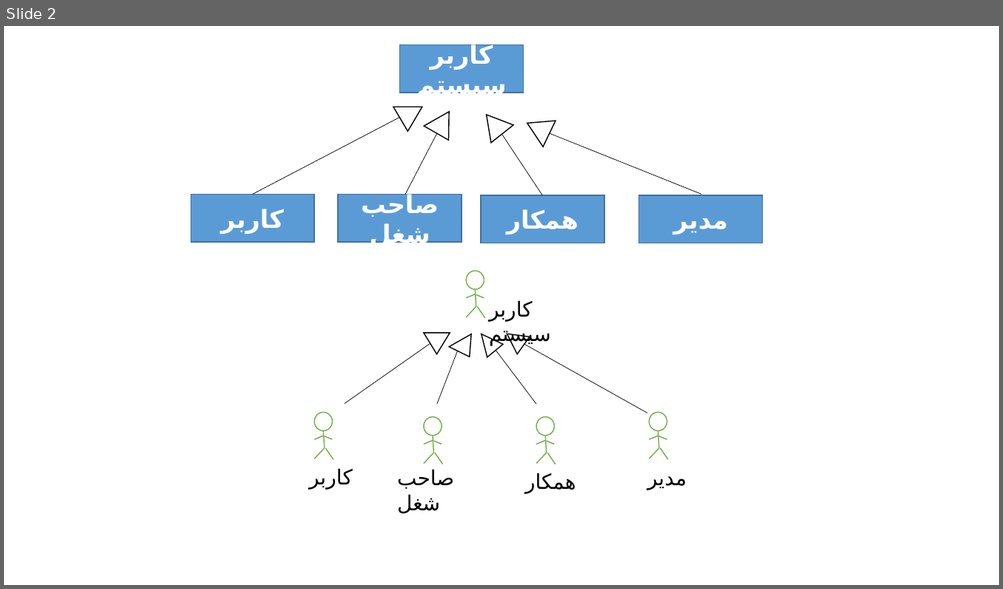
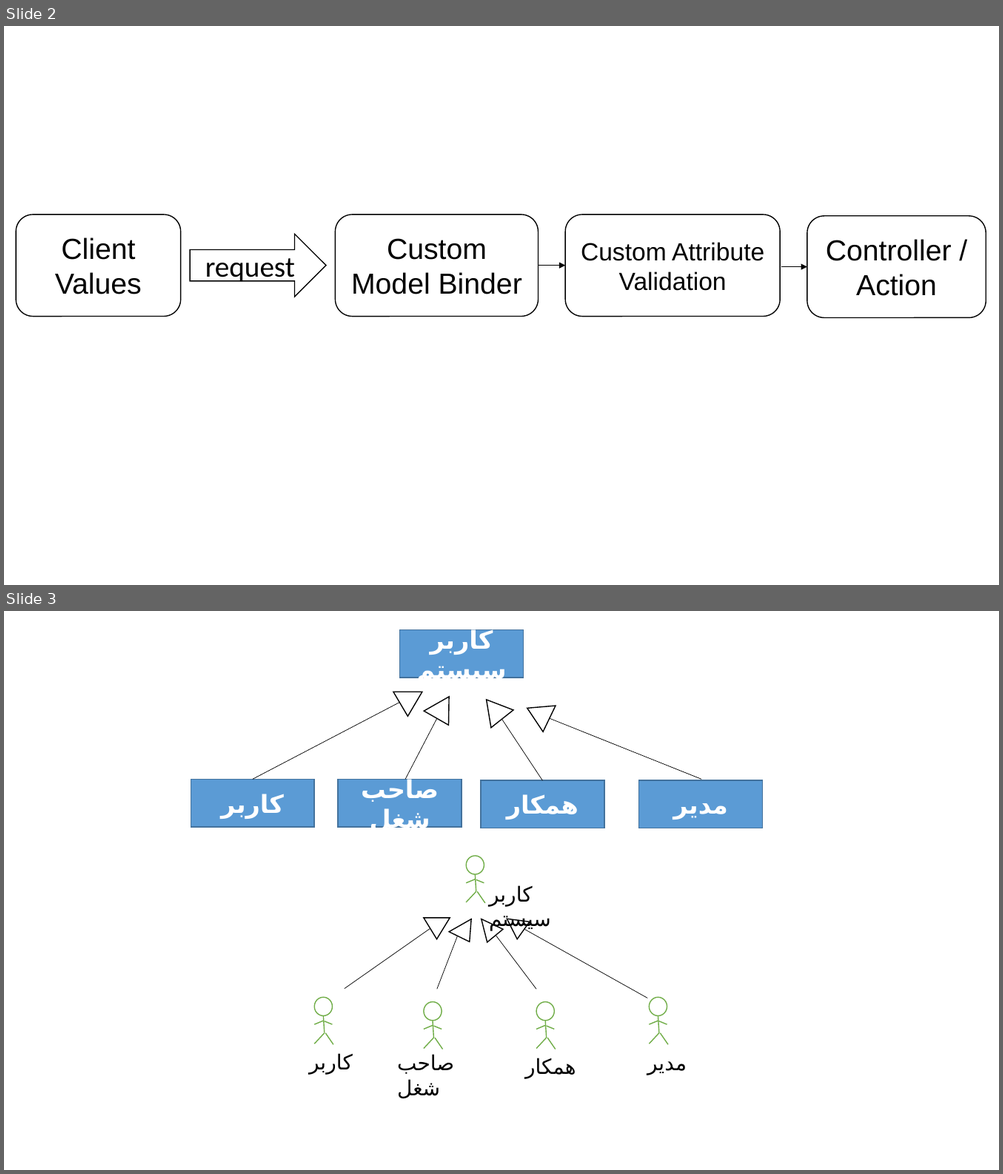
Before and after one commit to sinaebrahimi/Appointer, a slide deck: Diagrams.pptx. Shown one above the other, each under a label of ours: slide 2 before the commit, slides 2 and 3 after it. The pictures are 1003x589 and 1003x1174 pixels, drawn with LibreOffice and Linux fonts; fonts in the diff are those of the drawing. Boxes give left, top, right and bottom in pixels: in the first picture for what was removed or moved away, otherwise in the second. Text is boxed around its words. In the diff, an @@ line names an element or a change of style, - is before the commit and + after.

```diff
--- a/Diagrams.pptx
+++ b/Diagrams.pptx
@@ slide 2 added at (4, 26, 999, 585), background #FFFFFF @@
@@ rounded rectangle added at (16, 215, 181, 317), fill #FFFFFF, outline #000000 1 pt, 28 pt, text #000000 @@
+Client Values
@@ rounded rectangle added at (336, 215, 538, 317), fill #FFFFFF, outline #000000 1 pt, 28 pt, text #000000 @@
+Custom Model Binder
@@ rounded rectangle added at (565, 215, 780, 317), fill #FFFFFF, outline #000000 1 pt, 24 pt, text #000000 @@
+Custom Attribute Validation
@@ rounded rectangle added at (807, 216, 985, 318), fill #FFFFFF, outline #000000 1 pt, 28 pt, text #000000 @@
+Controller / Action
@@ right arrow added at (190, 234, 326, 297), fill #FFFFFF, outline #000000 1 pt, 28 pt, text #000000 @@
+request
@@ arrow added from (538, 266) to (565, 266), #000000 0.5 pt @@
@@ arrow added from (782, 267) to (807, 267), #000000 0.5 pt @@
@@ what was slide 2 is now slide 3 @@
```
Also in this commit, not shown: 1 slide changed, 2 other slides added, 3 other files.
